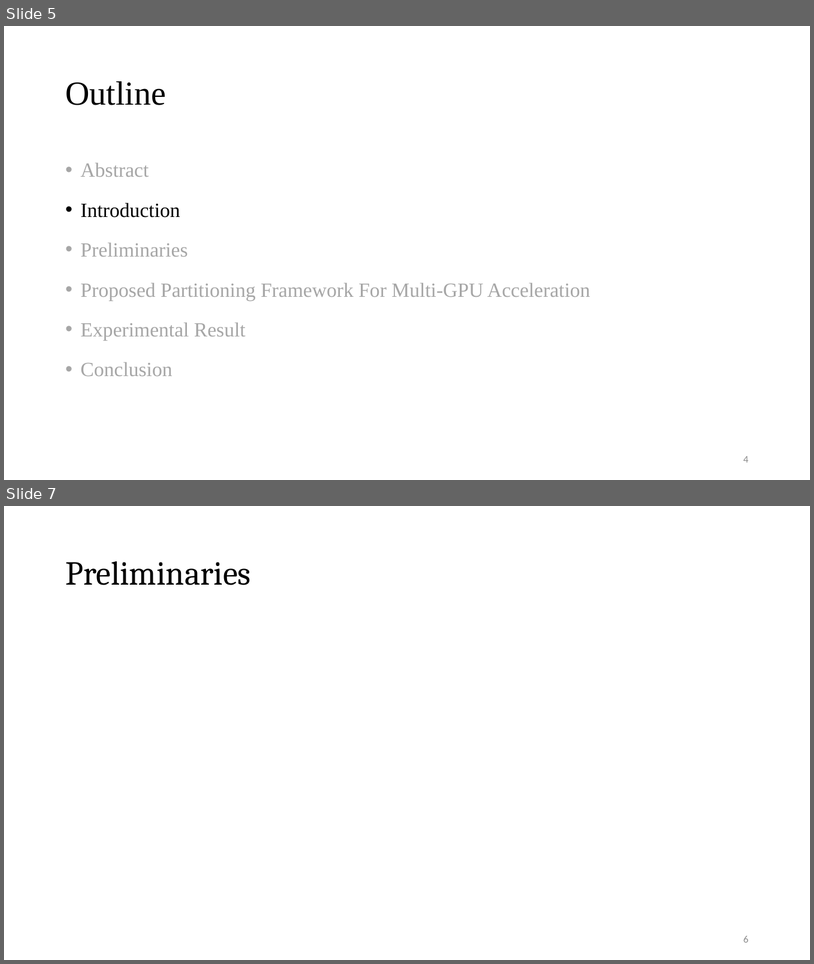
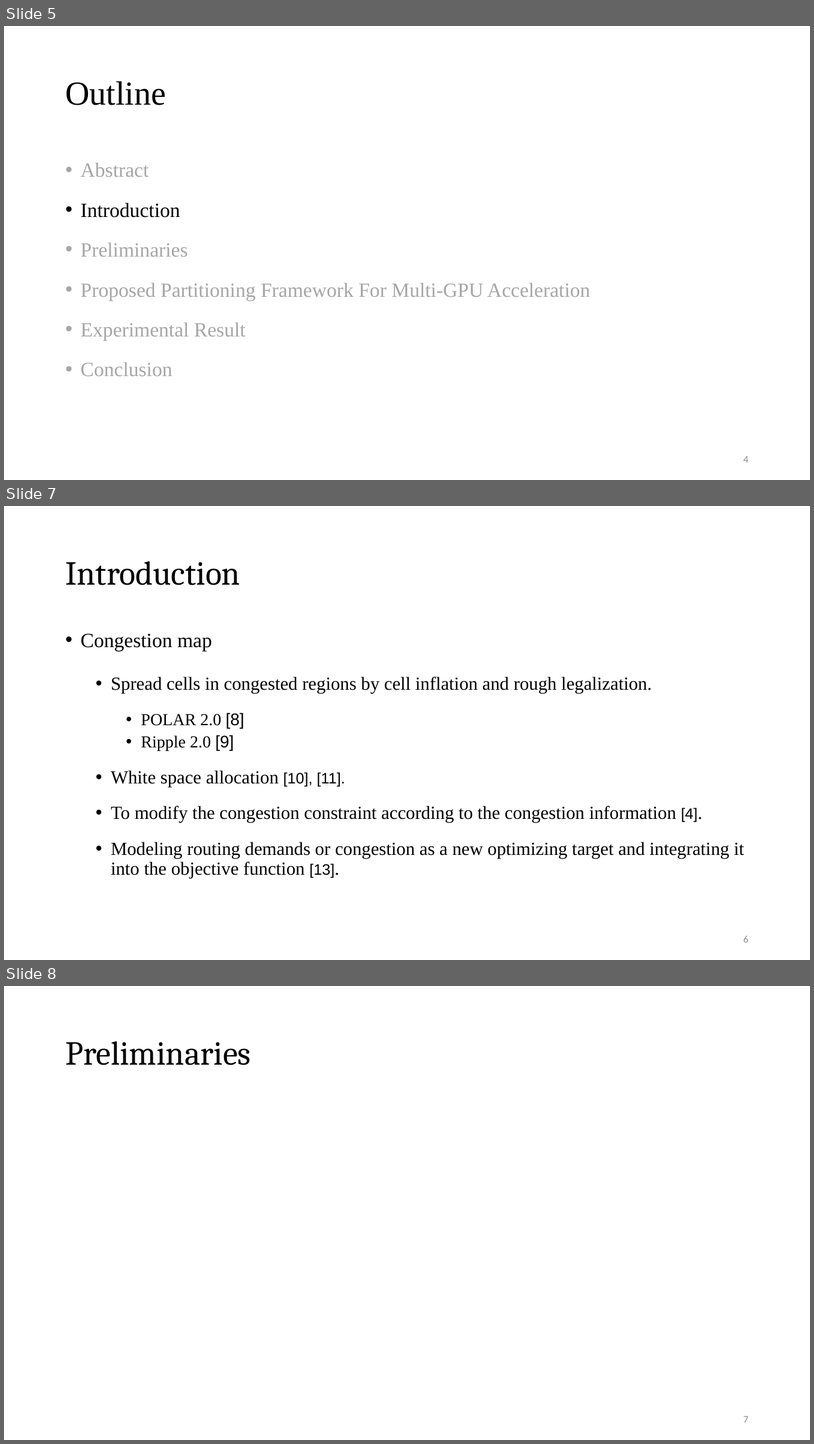
Before and after one commit to Pacific-Feng-Studuies/Studied-Papers, a slide deck: GM/Placement/PUFFER A Routability-Driven Placement Framework via Cell Padding/PUFFER A Routability-Driven Placement Framework via Cell Padding.pptx. Shown one above the other, each under a label of ours: slides 5 and 7 before the commit, slides 5, 7 and 8 after it; the slides between them are not shown. The pictures are 814x964 and 814x1444 pixels, drawn with LibreOffice and Linux fonts; fonts in the diff are those of the drawing; grey boxes stand for pictures. Boxes give left, top, right and bottom in pixels: in the first picture for what was removed or moved away, otherwise in the second. Text is boxed around its words. In the diff, an @@ line names an element or a change of style, - is before the commit and + after.

```diff
--- a/GM/Placement/PUFFER A Routability-Driven Placement Framework via Cell Padding/PUFFER A Routability-Driven Placement Framework via Cell Padding.pptx
+++ b/GM/Placement/PUFFER A Routability-Driven Placement Framework via Cell Padding/PUFFER A Routability-Driven Placement Framework via Cell Padding.pptx
@@ slide 7 added at [4,506,810,960], background #FFFFFF @@
@@ title added at [65,561,240,585], 40 pt, text #000000 @@
+Introduction
@@ text added at [81,633,744,878], 22 pt, text #000000 @@
+• Congestion map
+  • Spread cells in congested regions by cell inflation and rough legalization.
+    • POLAR 2.0 [8]
+    • Ripple 2.0 [9]
+  • White space allocation [10], [11].
+  • To modify the congestion constraint according to the congestion information [4].
+  • Modeling routing demands or congestion as a new optimizing target and integrating it into the objective function [13].
@@ page number added at [744,936,749,942], 12 pt, text #8C8C8C @@
+6
@@ what was slide 7 is now slide 8 @@
@@ page number at [744,1416,749,1422]: text changed @@
-6
+7
```
Also in this commit, not shown: 4 slides changed, 2 other slides added.
